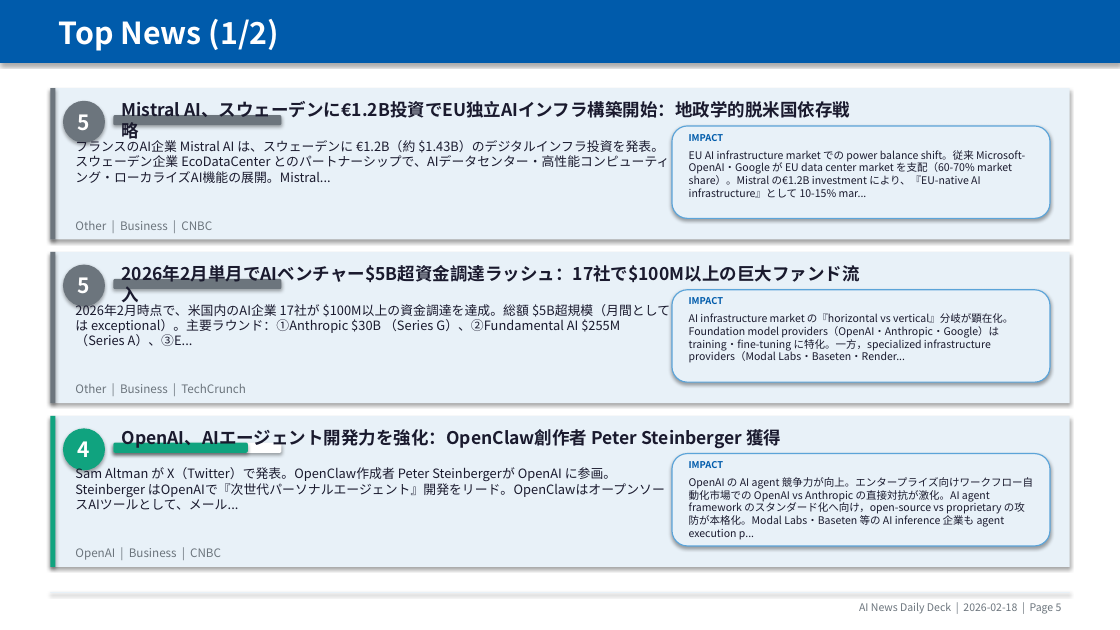
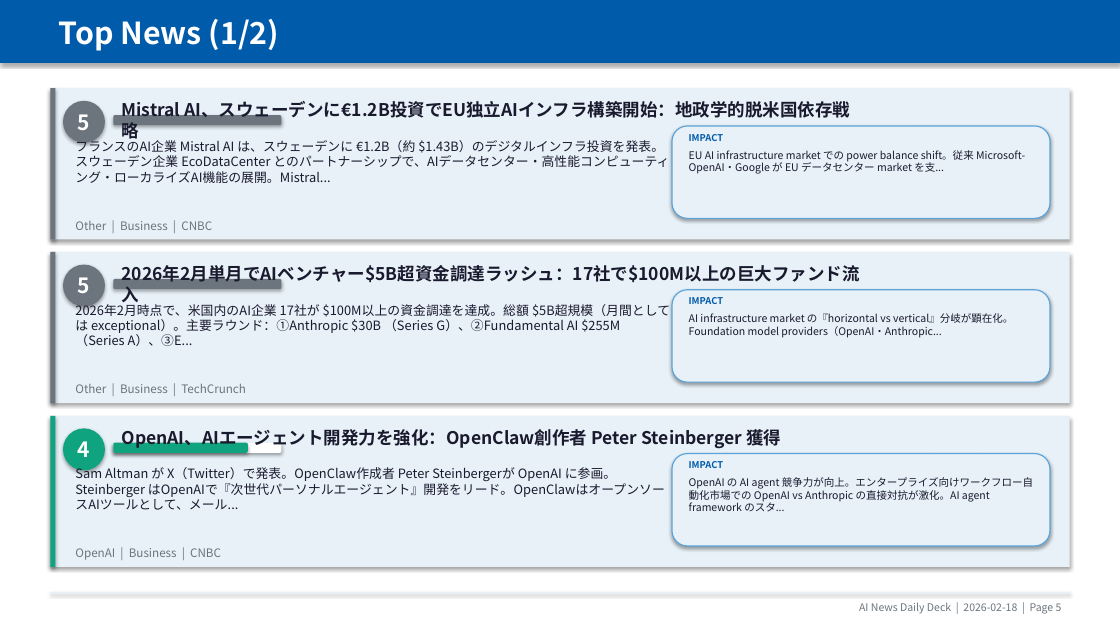
Before and after one commit to chel2311/ai-news-deck-reports, a slide deck: slide 6 of 2026-02-18/report_2026-02-18.pptx. Drawn at 1120x630 pixels with LibreOffice and Linux fonts; fonts in the diff are those of the drawing. Boxes give left, top, right and bottom in pixels: in the first picture for what was removed or moved away, otherwise in the second. Text is boxed around its words. In the diff, an @@ line names an element or a change of style, - is before the commit and + after.

```diff
--- a/2026-02-18/report_2026-02-18.pptx
+++ b/2026-02-18/report_2026-02-18.pptx
@@ text at (689,150,1025,174): text changed @@
-EU AI infrastructure market での power balance shift。従来 Microsoft-OpenAI・Google が EU data center market を支配（60-70% market share）。Mistral の€1.2B investment により、『EU-native AI infrastructure』として 10-15% mar...
+EU AI infrastructure market での power balance shift。従来 Microsoft-OpenAI・Google が EU データセンター market を支...
@@ text at (689,313,1013,338): text changed @@
-AI infrastructure market の『horizontal vs vertical』分岐が顕在化。Foundation model providers（OpenAI・Anthropic・Google）は training・fine-tuning に特化。一方，specialized infrastructure providers（Modal Labs・Baseten・Render...
+AI infrastructure market の『horizontal vs vertical』分岐が顕在化。Foundation model providers（OpenAI・Anthropic...
@@ text at (689,477,1033,512): text changed @@
-OpenAI の AI agent 競争力が向上。エンタープライズ向けワークフロー自動化市場での OpenAI vs Anthropic の直接対抗が激化。AI agent framework のスタンダード化へ向け，open-source vs proprietary の攻防が本格化。Modal Labs・Baseten 等の AI inference 企業も agent execution p...
+OpenAI の AI agent 競争力が向上。エンタープライズ向けワークフロー自動化市場での OpenAI vs Anthropic の直接対抗が激化。AI agent framework のスタ...
```
Also in this commit, not shown: 4 other slides changed, 5 other files.
